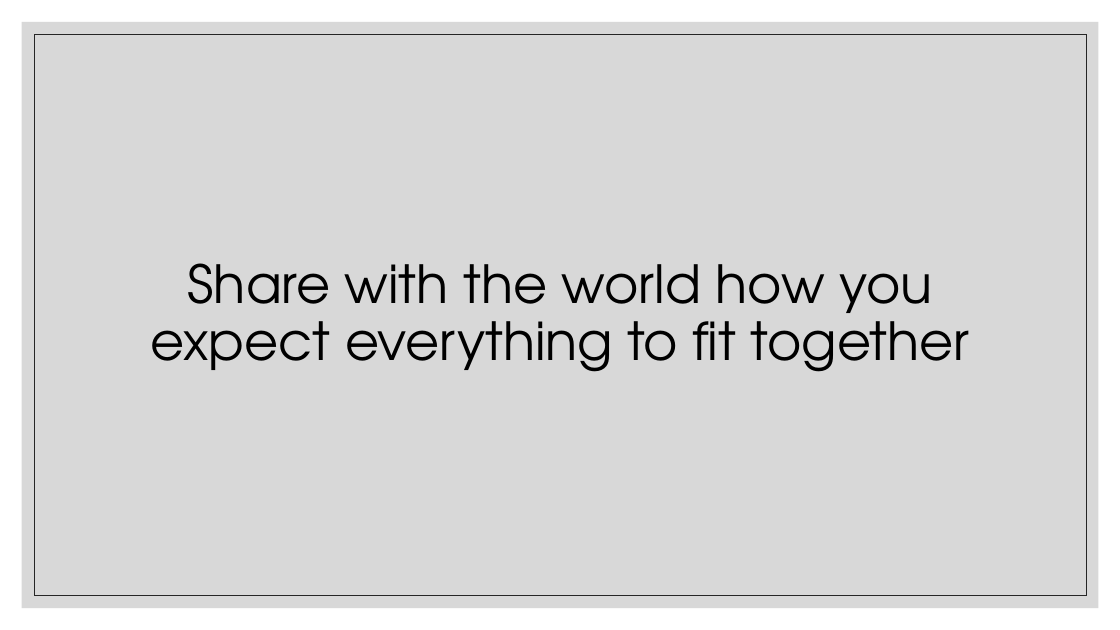
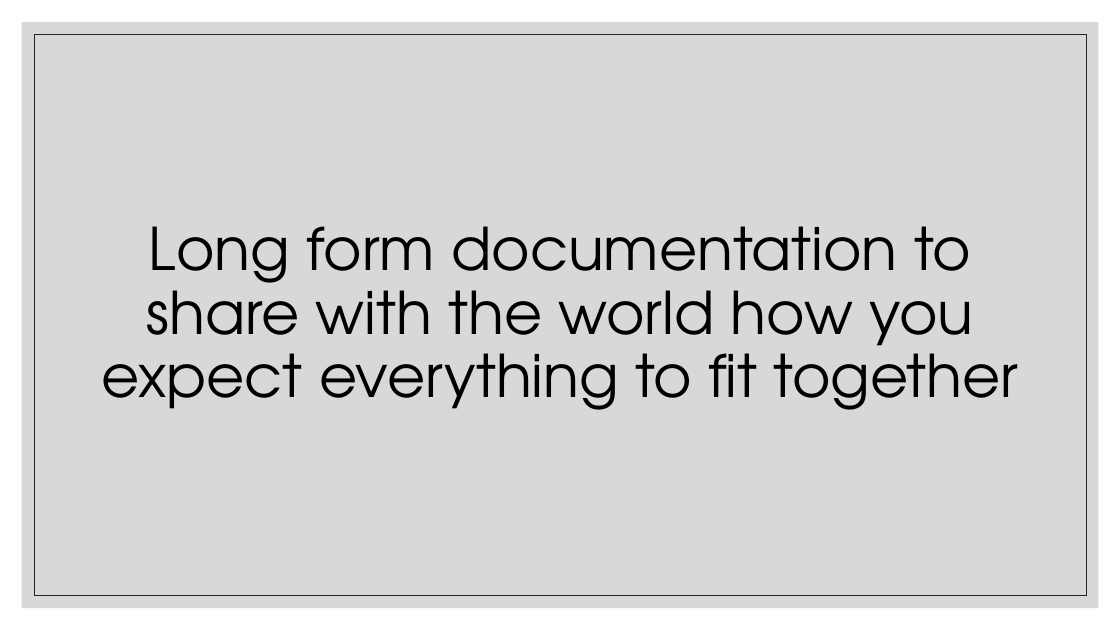
Before and after one commit to FredHutch/R_Package_Validation_Tutorial, a slide deck: slide 11 of Slides/Slides-02-Package_Elements_and_Structure/Slides-02-02-Package_Documentation/Slides-02-02-Package_Documentation.pptx. Drawn at 1120x630 pixels with LibreOffice and Linux fonts; fonts in the diff are those of the drawing. Boxes give left, top, right and bottom in pixels: in the first picture for what was removed or moved away, otherwise in the second. Text is boxed around its words. In the diff, an @@ line names an element or a change of style, - is before the commit and + after.

Commit message:
Add long form to definition, and add pdf

```diff
--- a/Slides/Slides-02-Package_Elements_and_Structure/Slides-02-02-Package_Documentation/Slides-02-02-Package_Documentation.pptx
+++ b/Slides/Slides-02-Package_Elements_and_Structure/Slides-02-02-Package_Documentation/Slides-02-02-Package_Documentation.pptx
@@ text at (101,226,1019,410): text changed; size 45 to 50.4 pt @@
-Share with the world how you expect everything to fit together
+Long form documentation to share with the world how you expect everything to fit together
```
Also in this commit, not shown: 1 other file.
